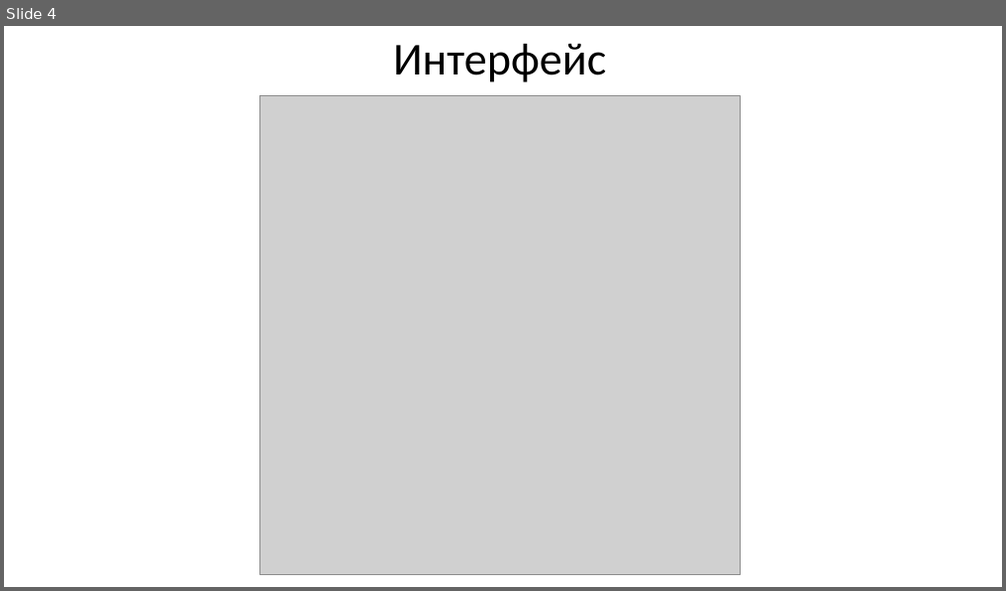
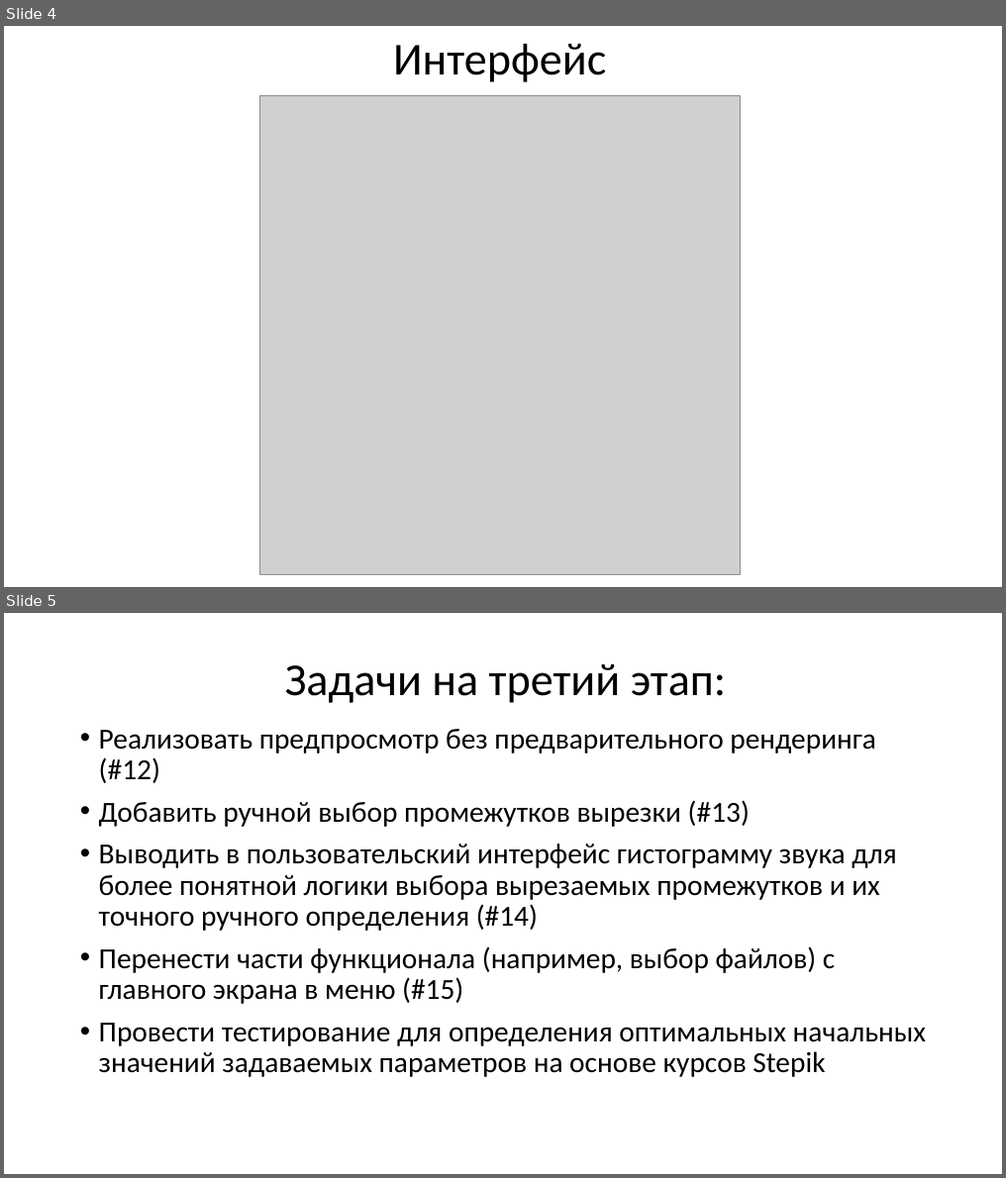
Before and after one commit to moevm/mse_automatic_pause_cutter_from_video, a slide deck: docs/step_2.pptx. Shown one above the other, each under a label of ours: slide 4 before the commit, slides 4 and 5 after it. The pictures are 1006x591 and 1006x1178 pixels, drawn with LibreOffice and Linux fonts; fonts in the diff are those of the drawing; grey boxes stand for pictures. Boxes give left, top, right and bottom in pixels: in the first picture for what was removed or moved away, otherwise in the second. Text is boxed around its words. In the diff, an @@ line names an element or a change of style, - is before the commit and + after.

```diff
--- a/docs/step_2.pptx
+++ b/docs/step_2.pptx
@@ slide 5 added at bbox=[4, 613, 1002, 1174], background #FFFFFF @@
@@ title added at bbox=[285, 663, 726, 703], 44 pt, text #000000 @@
+Задачи на третий этап:
@@ text added at bbox=[99, 729, 926, 1077], 28 pt, text #000000 @@
+• Реализовать предпросмотр без предварительного рендеринга (#12)
+• Добавить ручной выбор промежутков вырезки (#13)
+• Выводить в пользовательский интерфейс гистограмму звука для более понятной логики выбора вырезаемых промежутков и их точного ручного определения (#14)
+• Перенести части функционала (например, выбор файлов) с главного экрана в меню (#15)
+• Провести тестирование для определения оптимальных начальных значений задаваемых параметров на основе курсов Stepik
```
